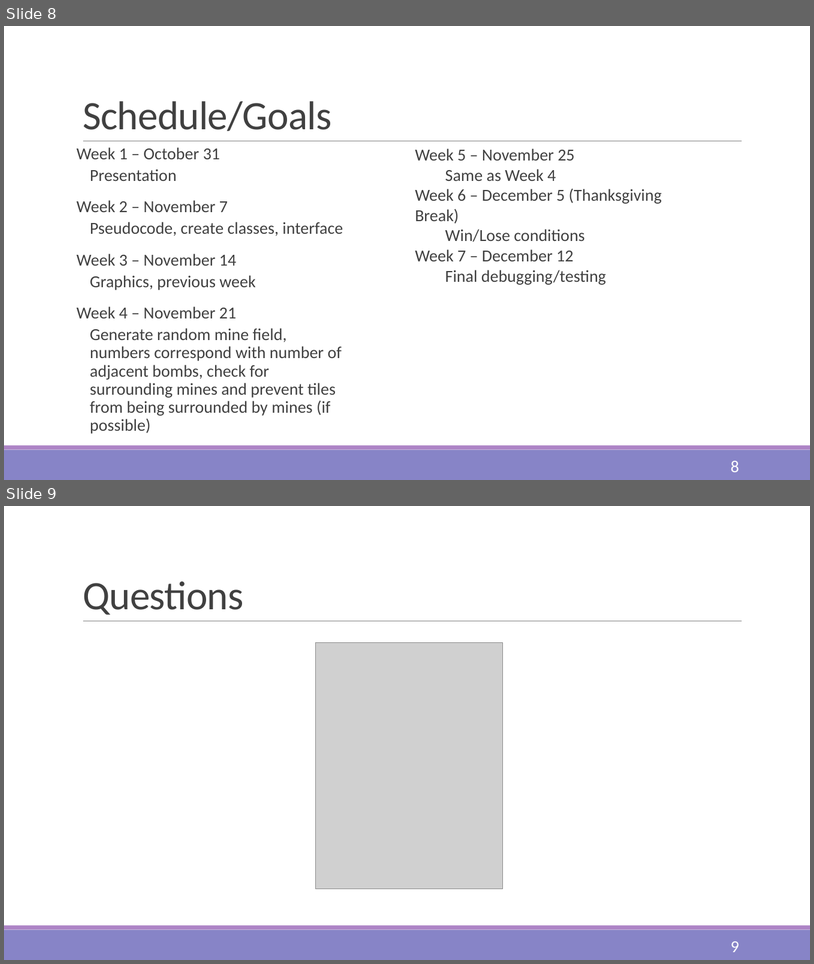
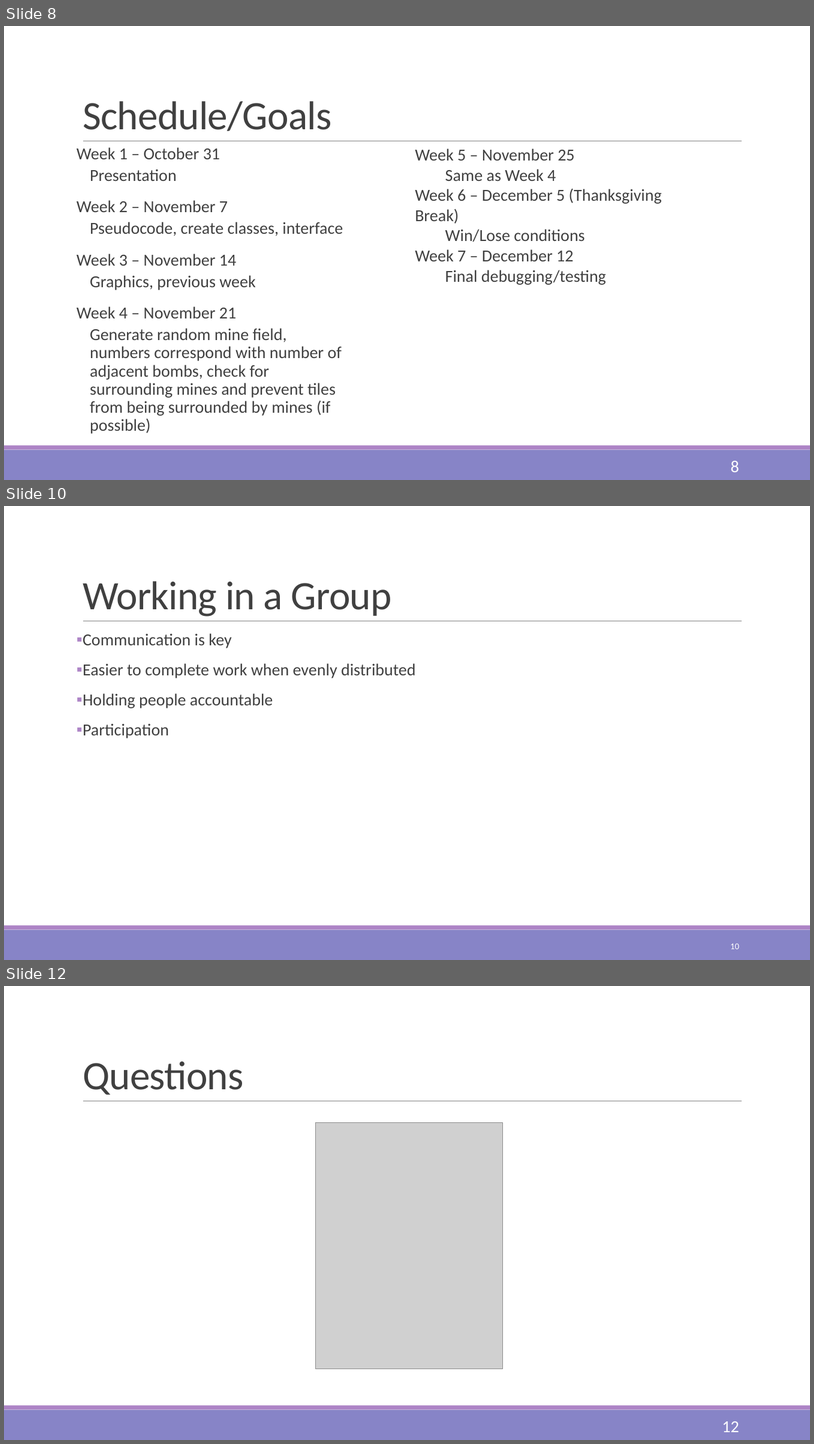
Before and after one commit to jrand35/Minesweeper, a slide deck: FinalPowerpoint.pptx. Shown one above the other, each under a label of ours: slides 8 and 9 before the commit, slides 8, 10 and 12 after it; the slides between them are not shown. The pictures are 814x964 and 814x1444 pixels, drawn with LibreOffice and Linux fonts; fonts in the diff are those of the drawing; grey boxes stand for pictures. Boxes give left, top, right and bottom in pixels: in the first picture for what was removed or moved away, otherwise in the second. Text is boxed around its words. In the diff, an @@ line names an element or a change of style, - is before the commit and + after.

```diff
--- a/FinalPowerpoint.pptx
+++ b/FinalPowerpoint.pptx
@@ slide 10 added at [4,506,810,960], background #FFFFFF; not listed: 3 template elements that a slide beside it also shows @@
@@ title added at [83,581,392,616], 48 pt, text #404040 @@
+Working in a Group
@@ text added at [83,633,416,738], 20 pt, text #404040 @@
+▪ Communication is key
+▪ Easier to complete work when evenly distributed
+▪ Holding people accountable
+▪ Participation
@@ page number added at [731,943,740,949], 10.5 pt, text #FFFFFF @@
+10
@@ what was slide 9 is now slide 12 @@
@@ page number at [722,1421,739,1432]: text changed @@
-9
+12
```
Also in this commit, not shown: 1 slide changed, 2 other slides added.
